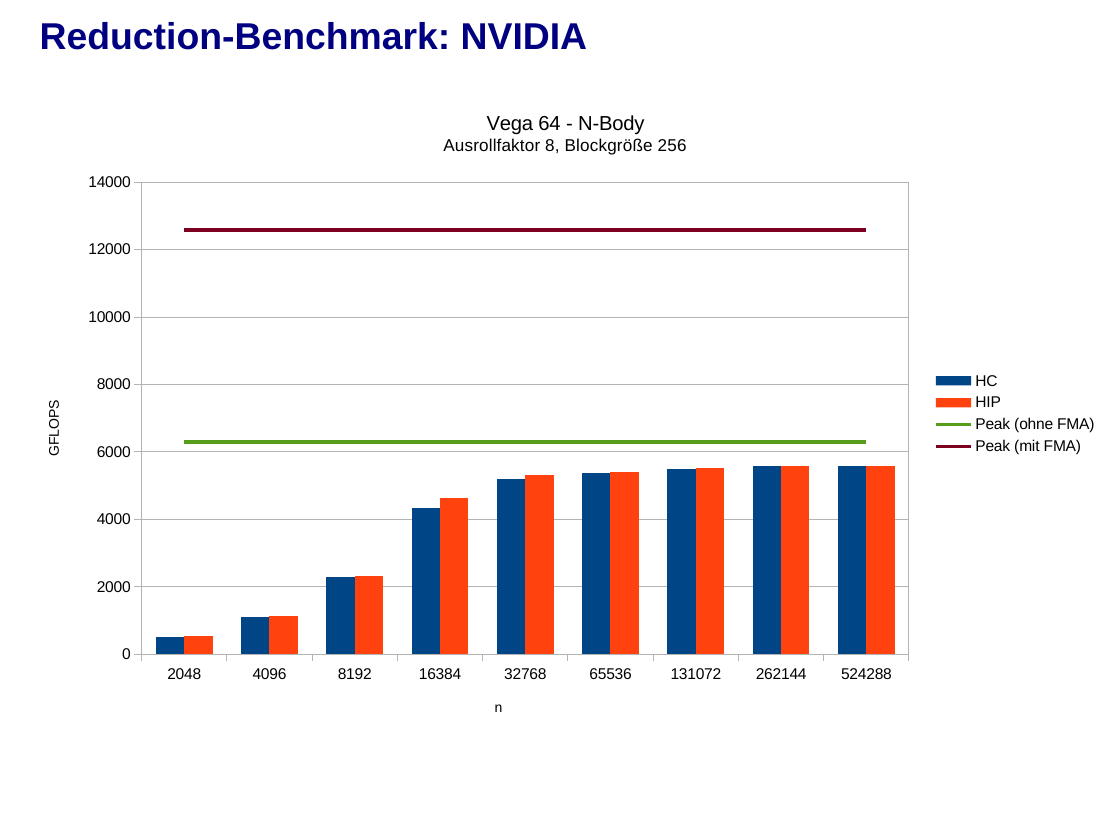
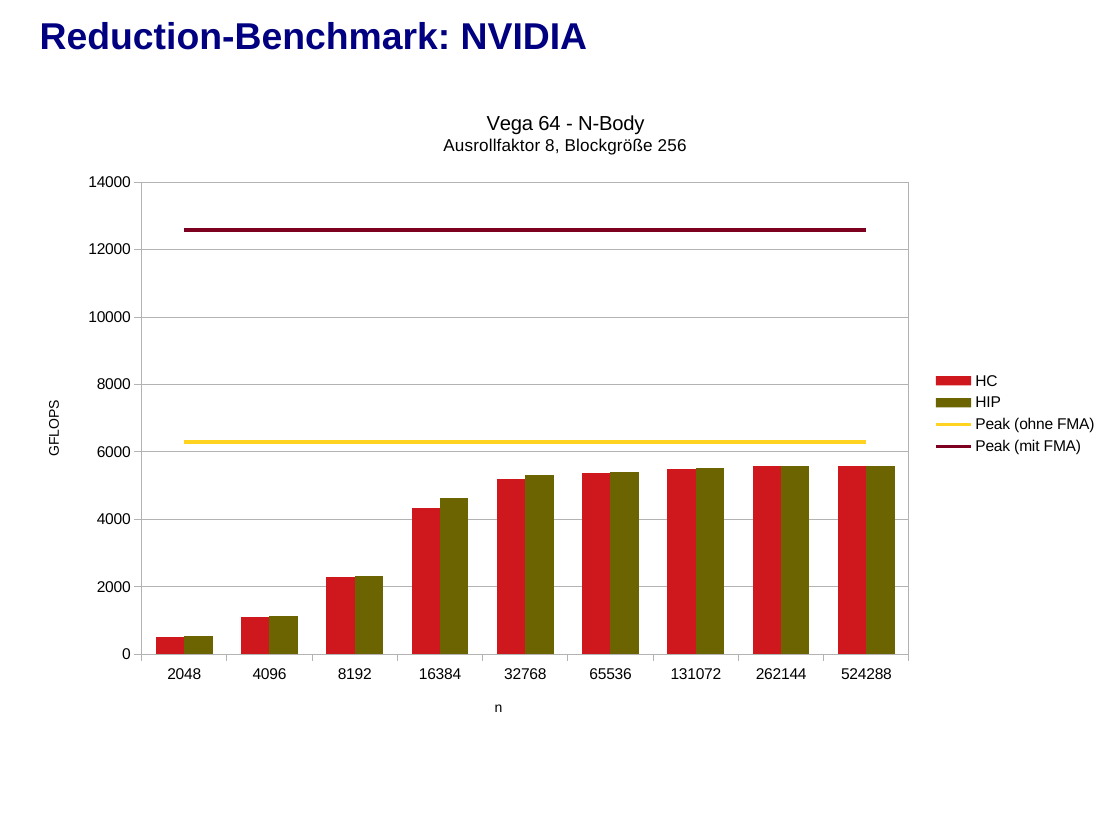
Before and after one commit to j-stephan/fpg, a slide deck: slide 41 of presentation/presentation.odp. Drawn at 1120x840 pixels with LibreOffice and Linux fonts; fonts in the diff are those of the drawing; background and template pictures are left out. Boxes give left, top, right and bottom in pixels: in the first picture for what was removed or moved away, otherwise in the second. Text is boxed around its words. In the diff, an @@ line names an element or a change of style, - is before the commit and + after.

```diff
--- a/presentation/presentation.odp
+++ b/presentation/presentation.odp
@@ column chart at bbox=[22, 88, 1109, 739] @@
@@ colour of HC #004586 to #CE181E @@
@@ colour of HIP #FF420E to #6B6400 @@
@@ colour of Peak (ohne FMA) #579D1C to #FFD320 @@
```
Also in this commit, not shown: 6 other slides changed, 1 slide added, 1 other file.
